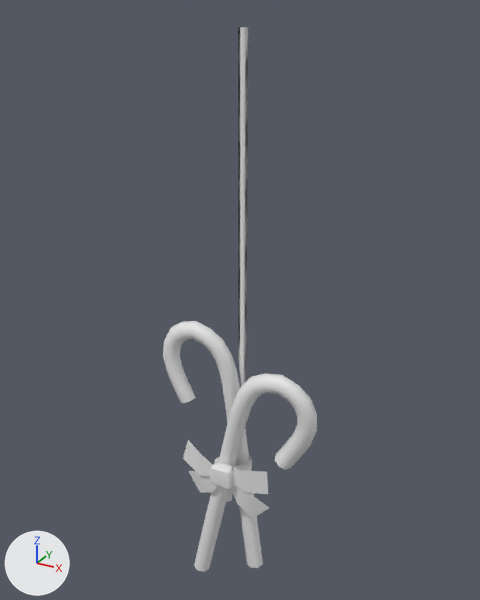
The COLLADA model CgfConverterTests/ResourceFiles/candycane_a.dae, before and after one commit.
One viewpoint serves both versions: a 50 mm lens placed at (0.132, -0.242, 0.007), pointed at (-0.002, 0.001, -0.114). The lights are fixed; the arrows at lower left show +X, +Y and +Z. Vertices at the same position are counted once.

The older version as bpy lines, for what is in view:
```python
me_candycane_a = bpy.data.meshes.new('candycane_a')
me_candycane_a.from_pydata(...)  # 284 vertices, 495 faces; spans x -0.043..0.043, y -0.021..0.003, z -0.272..0.0
ob_candycane_a_chr = bpy.data.objects.new('candycane_a.chr', me_candycane_a)
ob_candycane_a_chr.location = (0.0, 0.0, 0.0)
```
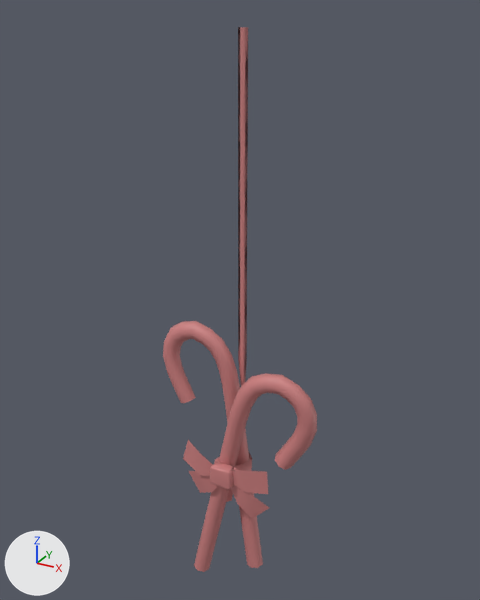
Changed parts and their boxes (x1, y1, x2, y2) in the pictures (480 x 600 px):
part 1 of me_candycane_a, recoloured: (183, 27, 269, 519) in both
part 2 of me_candycane_a, recoloured: (163, 321, 317, 572) in both

Edits to the bpy script that builds the scene:
```text
Add mat_candycane_b:
    mat_candycane_b = principled_material('candycane_b')
    mat_candycane_b.base_color = (0.604, 0.214, 0.214)  # pink #cc7f7f
    mat_candycane_b.roughness = 0.52
Add mat_candycane_a:
    mat_candycane_a = principled_material('candycane_a')
    mat_candycane_a.base_color = (0.604, 0.214, 0.214)  # pink #cc7f7f
    mat_candycane_a.roughness = 0.52
Change me_candycane_a:
    where me_candycane_a.from_pydata(...)  # 284 vertices, 495 faces; spans x -0.043..0.043, y -0.021..0.003, z -0.272..0.0
    used by ob_candycane_a_chr; location = (0.0, 0.0, 0.0)
    me_candycane_a part 1: 153 of the faces centred in x -0.021..0.017, y -0.021..0.002, z -0.221..-0.004 switch from no material to mat_candycane_b (pink #cc7f7f)
    me_candycane_a part 2: 342 of the faces centred in x -0.043..0.043, y -0.015..0.001, z -0.271..-0.13 switch from no material to mat_candycane_a (pink #cc7f7f)
```
